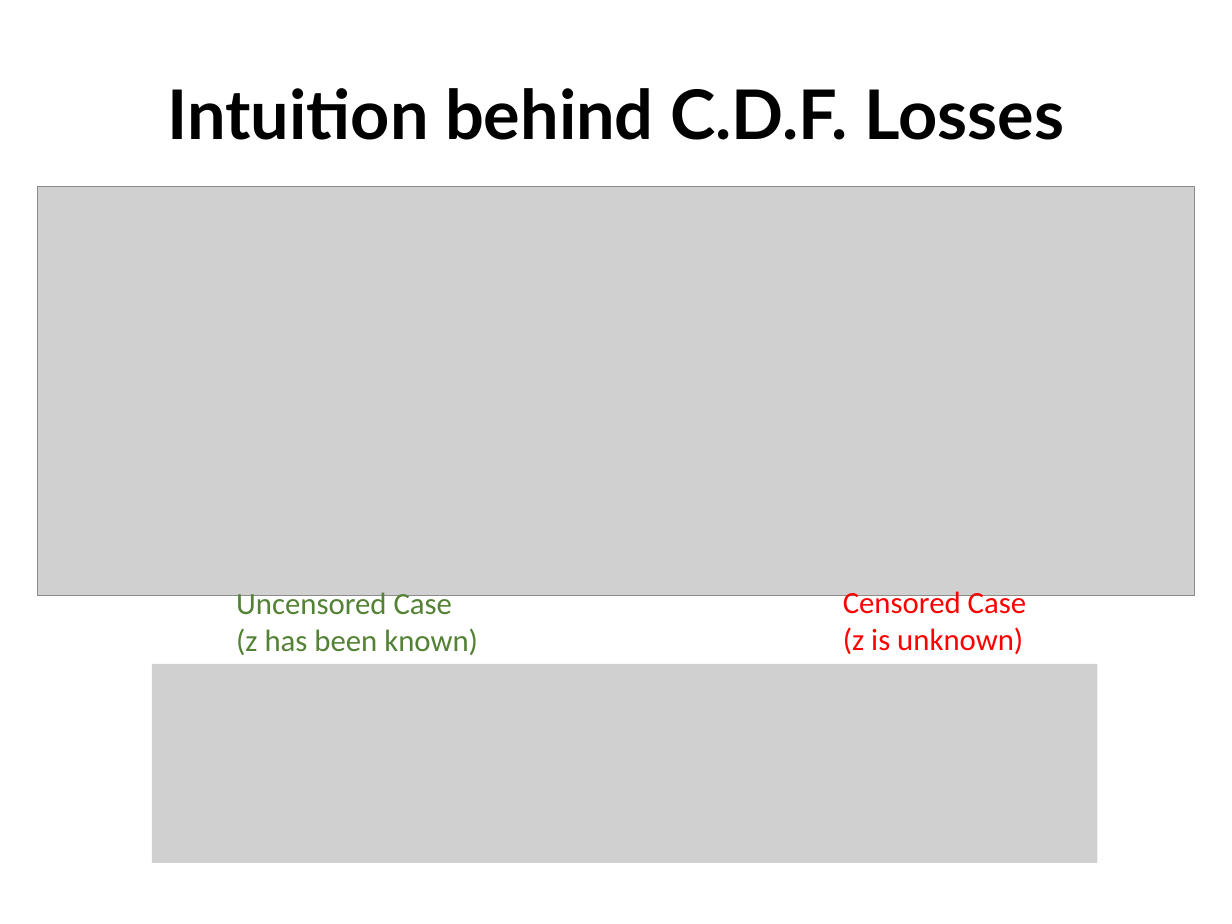
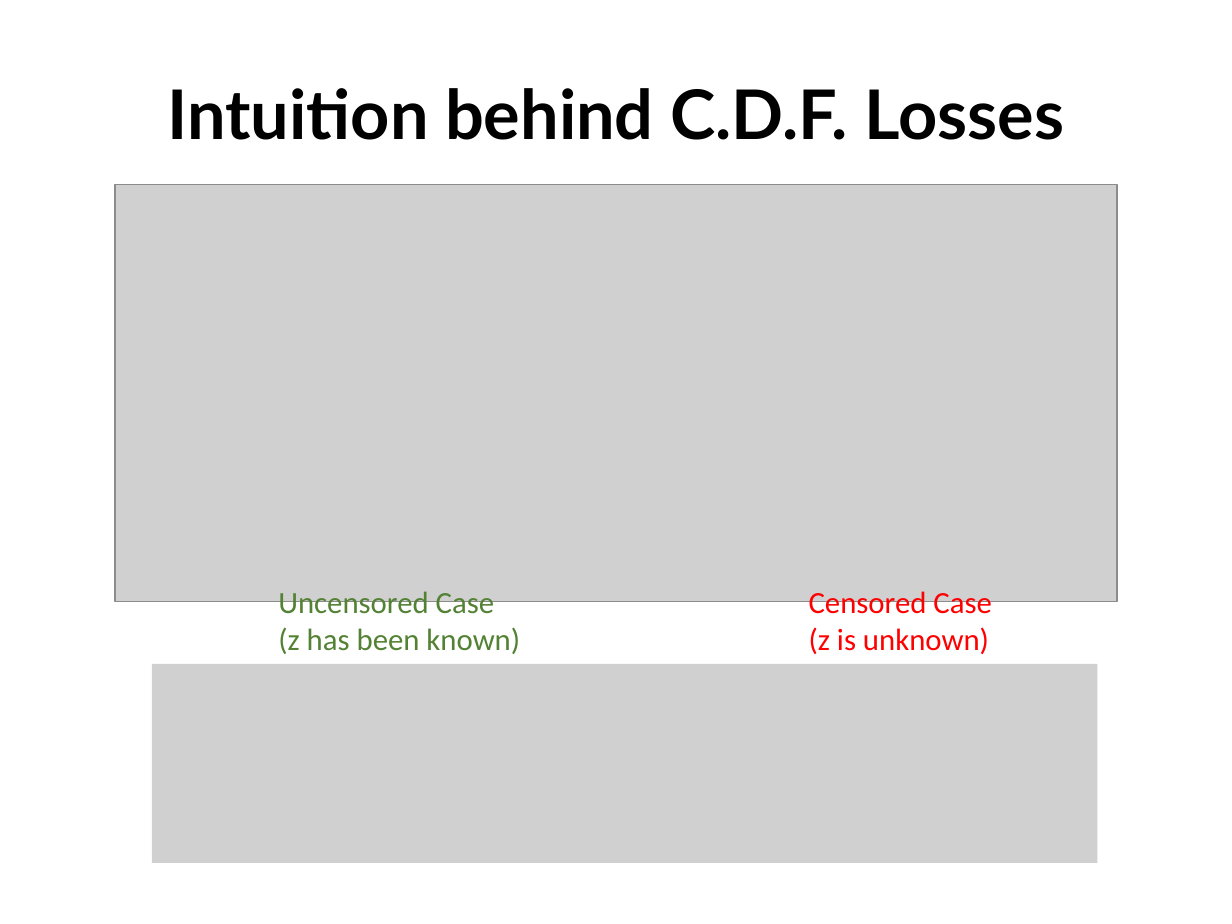
Before and after one commit to rk2900/DRSA, a slide deck: slide 24 of deep-recurrent-survival-analysis.pptx. Drawn at 1232x924 pixels with LibreOffice and Linux fonts; fonts in the diff are those of the drawing; grey boxes stand for pictures; background and template pictures are left out. Boxes give left, top, right and bottom in pixels: in the first picture for what was removed or moved away, otherwise in the second. Text is boxed around its words. In the diff, an @@ line names an element or a change of style, - is before the commit and + after.

```diff
--- a/deep-recurrent-survival-analysis.pptx
+++ b/deep-recurrent-survival-analysis.pptx
@@ picture resized from (x1=38, y1=187, x2=1195, y2=596) to (x1=115, y1=185, x2=1116, y2=601) @@
@@ text "Uncensored Case" rewrapped from (x1=236, y1=588, x2=478, y2=655) to (x1=278, y1=591, x2=520, y2=654) @@
@@ text "Censored Case" moved from (x1=843, y1=587, x2=1027, y2=654) to (x1=809, y1=587, x2=992, y2=654) @@
```
Also in this commit, not shown: 1 other slide changed.
